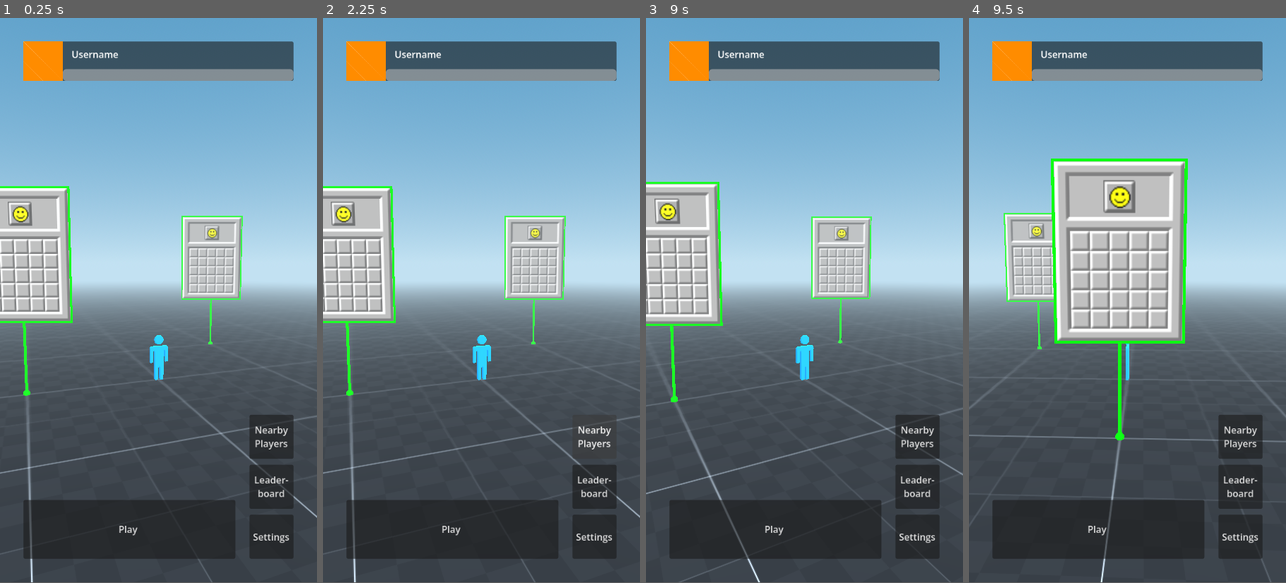
Above: before the commit, frames 1-4 (left to right).
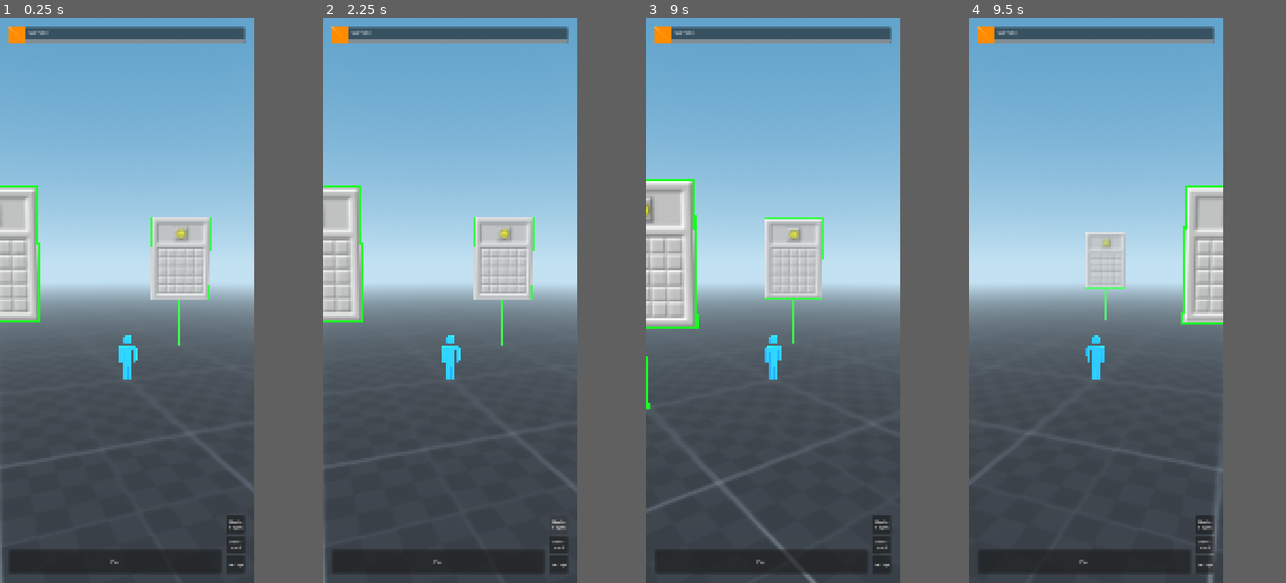
Above: after the commit, the same moments.

Repository: aidan-oien/MinesweeperGO
Game: Godot game, scene res://map.tscn
Same seed, same stepped clock (60 frames per second), same inputs: the game is played once before the commit and once after it.
Inputs (mouse positions are in pixels of both pictures, inside the frame that each line leads up to):
- Up to frame 1 (0.25 s): no input
- Up to frame 2 (2.25 s): click "Play" at 0.5 s; click "Play" at 1.25 s; click "Nearby Players" at 2 s
- Up to frame 3 (9 s): click "Leader-board" at 2.75 s; click "Nearby Players" at 3.5 s; click "Leader-board" at 4.25 s; click "Play" at 5 s; click "Nearby Players" at 5.75 s; click "Leader-board" at 6.5 s; click "Settings" at 7.25 s; move the mouse to (874, 272) at 8.02 s; click (874, 272) at 8.17 s; drag from (741, 328) to (788, 413) at 8.77 s
- Up to frame 4 (9.5 s): no input
In our replay, the window is 449x799 before the commit and 360x800 after it. These sizes can differ from the game's own. Grey fills any space a smaller window leaves; there, only what the larger window draws over its background counts as a difference.

The runs differ from the first frame. In frame 1, 41% of the frame differs, in the area x 0-100%, y 0-100%; in frame 2, 41%; in frame 3, 43%; in frame 4, 51%.

Commit message:
Added general game screen layout

Diff:
--- /dev/null
+++ b/GenerateBoard.gd
@@ -0,0 +1,62 @@
+extends GridContainer
+
+const COLS := 16
+const ROWS := 30
+const CELL_SIZE := Vector2(67.5, 67.5)
+
+const COLOR_HIDDEN := Color("2f3320")
+const COLOR_HIDDEN_BORDER := Color("4a5028")
+const COLOR_REVEALED := Color("8a6a30")
+const NUM_COLORS := {
+	1: Color("a8c8e8"),
+	2: Color("9fd4a8"),
+	3: Color("e8a8a8"),
+}
+
+# Called when the node enters the scene tree for the first time.
+func _ready() -> void:
+	columns = COLS
+	for i in COLS * ROWS:
+		add_child(_make_cell());
+	_demo_reveal()
+
+func _make_cell() -> Button:
+	var b := Button.new()
+	b.custom_minimum_size = Vector2(40, 67.5)   # width is only a minimum now
+	b.size_flags_horizontal = Control.SIZE_EXPAND_FILL
+	b.focus_mode = Control.FOCUS_NONE
+	b.add_theme_stylebox_override("normal", _box(COLOR_HIDDEN, COLOR_HIDDEN_BORDER))
+	b.add_theme_stylebox_override("hover", _box(COLOR_HIDDEN.lightened(0.1), COLOR_HIDDEN_BORDER))
+	b.add_theme_stylebox_override("pressed", _box(COLOR_REVEALED, COLOR_REVEALED.darkened(0.3)))
+	b.add_theme_font_size_override("font_size", 44)
+	return b
+
+func _box(fill: Color, border: Color) -> StyleBoxFlat:
+	var s := StyleBoxFlat.new()
+	s.bg_color = fill
+	s.border_color = border
+	s.set_border_width_all(3)
+	return s
+
+# this method is just to reveal the board (UI testing)
+func _demo_reveal() -> void:
+	var patch := [
+		[1, 1, 1],
+		[2, 0, 1],
+		[1, 0, 1],
+		[2, 1, 1],
+	]
+
+	var start_col := 6
+	var start_row := 9
+
+	for r in patch.size():
+		for c in patch[r].size():
+			var cell: Button = get_child((start_row + r) * COLS + start_col + c)
+			var n: int = patch[r][c]
+			cell.add_theme_stylebox_override("normal", _box(COLOR_REVEALED, COLOR_REVEALED.darkened(0.25)))
+			cell.add_theme_stylebox_override("hover", _box(COLOR_REVEALED, COLOR_REVEALED.darkened(0.25)))
+			if n > 0:
+				cell.text = str(n)
+				cell.add_theme_color_override("font_color", NUM_COLORS[n])
+				cell.add_theme_color_override("font_disabled_color", NUM_COLORS[n])
--- /dev/null
+++ b/minesweeper_board.tscn
@@ -0,0 +1,122 @@
+[gd_scene format=3 uid="uid://beydyx0ttlffk"]
+
+[ext_resource type="Texture2D" uid="uid://b10uqnffryyxx" path="res://placeholder_image.png" id="1_60qh5"]
+[ext_resource type="StyleBox" uid="uid://5p0alem60er0" path="res://topbar_button.tres" id="1_yd3r8"]
+[ext_resource type="Script" uid="uid://2ms0h7mmbygt" path="res://GenerateBoard.gd" id="2_4h3n8"]
+[ext_resource type="StyleBox" uid="uid://cvu78p8pk3xkm" path="res://topbar_button_pressed.tres" id="2_joxs4"]
+[ext_resource type="StyleBox" uid="uid://dx68y17pn1bwj" path="res://topbar_button_hover.tres" id="3_l0ssw"]
+[ext_resource type="StyleBox" uid="uid://cpor7q4pqgonk" path="res://panel_container.tres" id="5_3finx"]
+
+[sub_resource type="CompressedTexture2D" id="CompressedTexture2D_se455"]
+load_path = "res://.godot/imported/placeholder_image.png-d981065933112fa65b36d444ebe22691.ctex"
+
+[sub_resource type="CompressedTexture2D" id="CompressedTexture2D_ad7k2"]
+load_path = "res://.godot/imported/placeholder_image.png-d981065933112fa65b36d444ebe22691.ctex"
+
+[node name="MinesweeperBoard" type="Control" unique_id=408746770]
+layout_mode = 3
+anchors_preset = 15
+anchor_right = 1.0
+anchor_bottom = 1.0
+grow_horizontal = 2
+grow_vertical = 2
+
+[node name="ColorRect" type="ColorRect" parent="." unique_id=276498774]
+layout_mode = 1
+anchors_preset = 15
+anchor_right = 1.0
+anchor_bottom = 1.0
+grow_horizontal = 2
+grow_vertical = 2
+color = Color(0.07514603, 0.449116, 0.45210344, 1)
+
+[node name="VBoxContainer" type="VBoxContainer" parent="ColorRect" unique_id=1219837560]
+layout_mode = 1
+anchors_preset = 15
+anchor_right = 1.0
+anchor_bottom = 1.0
+grow_horizontal = 2
+grow_vertical = 2
+theme_override_constants/separation = 20
+
+[node name="TopBar" type="MarginContainer" parent="ColorRect/VBoxContainer" unique_id=501395029]
+custom_minimum_size = Vector2(0, 250)
+layout_mode = 2
+theme_override_constants/margin_left = 50
+theme_override_constants/margin_top = 130
+theme_override_constants/margin_right = 50
+
+[node name="HBoxContainer" type="HBoxContainer" parent="ColorRect/VBoxContainer/TopBar" unique_id=695556735]
+layout_mode = 2
+theme_override_constants/separation = 20
+alignment = 1
+
+[node name="FlagButton" type="Button" parent="ColorRect/VBoxContainer/TopBar/HBoxContainer" unique_id=433309290]
+custom_minimum_size = Vector2(120, 115)
+custom_maximum_size = Vector2(120, 115)
+layout_mode = 2
+theme_override_styles/normal = ExtResource("1_yd3r8")
+theme_override_styles/pressed = ExtResource("2_joxs4")
+theme_override_styles/hover = ExtResource("3_l0ssw")
+icon = SubResource("CompressedTexture2D_se455")
+icon_alignment = 1
+expand_icon = true
+
+[node name="MineCounter" type="PanelContainer" parent="ColorRect/VBoxContainer/TopBar/HBoxContainer" unique_id=2088649505]
+custom_minimum_size = Vector2(175, 105)
+layout_mode = 2
+theme_override_styles/panel = ExtResource("5_3finx")
+
+[node name="MineLabel" type="Label" parent="ColorRect/VBoxContainer/TopBar/HBoxContainer/MineCounter" unique_id=10418857]
+layout_mode = 2
+theme_override_colors/font_color = Color(0.7529412, 0.22352941, 0.16862746, 1)
+theme_override_font_sizes/font_size = 80
+text = "001"
+horizontal_alignment = 1
+vertical_alignment = 1
+
+[node name="FaceButton" type="Button" parent="ColorRect/VBoxContainer/TopBar/HBoxContainer" unique_id=1438278853]
+custom_minimum_size = Vector2(120, 115)
+custom_maximum_size = Vector2(120, 115)
+layout_mode = 2
+theme_override_styles/normal = ExtResource("1_yd3r8")
+theme_override_styles/pressed = ExtResource("2_joxs4")
+theme_override_styles/hover = ExtResource("3_l0ssw")
+icon = ExtResource("1_60qh5")
+icon_alignment = 1
+expand_icon = true
+
+[node name="Timer" type="PanelContainer" parent="ColorRect/VBoxContainer/TopBar/HBoxContainer" unique_id=1851824905]
+custom_minimum_size = Vector2(175, 105)
+layout_mode = 2
+theme_override_styles/panel = ExtResource("5_3finx")
+
+[node name="TimerLabel" type="Label" parent="ColorRect/VBoxContainer/TopBar/HBoxContainer/Timer" unique_id=105353119]
+layout_mode = 2
+theme_override_colors/font_color = Color(0.7529412, 0.22352941, 0.16862746, 1)
+theme_override_font_sizes/font_size = 80
+text = "000"
+horizontal_alignment = 1
+vertical_alignment = 1
+
+[node name="SettingsButton" type="Button" parent="ColorRect/VBoxContainer/TopBar/HBoxContainer" unique_id=2021269875]
+custom_minimum_size = Vector2(120, 115)
+custom_maximum_size = Vector2(120, 115)
+layout_mode = 2
+theme_override_styles/normal = ExtResource("1_yd3r8")
+theme_override_styles/pressed = ExtResource("2_joxs4")
+theme_override_styles/hover = ExtResource("3_l0ssw")
+icon = SubResource("CompressedTexture2D_ad7k2")
+icon_alignment = 1
+expand_icon = true
+
+[node name="BoardArea" type="MarginContainer" parent="ColorRect/VBoxContainer" unique_id=731860732]
+layout_mode = 2
+size_flags_vertical = 3
+
+[node name="Board" type="GridContainer" parent="ColorRect/VBoxContainer/BoardArea" unique_id=1038821625]
+layout_mode = 2
+theme_override_constants/h_separation = 0
+theme_override_constants/v_separation = 0
+columns = 16
+script = ExtResource("2_4h3n8")
--- /dev/null
+++ b/panel_container.tres
@@ -0,0 +1,9 @@
+[gd_resource type="StyleBoxFlat" format=3 uid="uid://cpor7q4pqgonk"]
+
+[resource]
+bg_color = Color(0.105882354, 0.11372549, 0.0627451, 1)
+border_width_left = 4
+border_width_top = 4
+border_width_right = 4
+border_width_bottom = 4
+border_color = Color(0.07913218, 0.08567878, 0.043106794, 1)
--- a/project.godot
+++ b/project.godot
@@ -17,8 +17,16 @@
 
 [display]
 
-window/size/viewport_width=540
-window/size/viewport_height=960
+window/size/viewport_width=1080
+window/size/viewport_height=2400
+window/size/window_width_override=390
+window/size/window_height_override=870
+window/stretch/mode="canvas_items"
+window/stretch/aspect="keep_width"
+
+[dotnet]
+
+project/assembly_name="MinesweeperGO"
 
 [filesystem]
 
--- /dev/null
+++ b/topbar_button.tres
@@ -0,0 +1,9 @@
+[gd_resource type="StyleBoxFlat" format=3 uid="uid://5p0alem60er0"]
+
+[resource]
+bg_color = Color(0.22745098, 0.23921569, 0.14509805, 1)
+border_width_left = 4
+border_width_top = 4
+border_width_right = 4
+border_width_bottom = 4
+border_color = Color(0.105882354, 0.11372549, 0.0627451, 1)
--- /dev/null
+++ b/topbar_button_hover.tres
@@ -0,0 +1,9 @@
+[gd_resource type="StyleBoxFlat" format=3 uid="uid://dx68y17pn1bwj"]
+
+[resource]
+bg_color = Color(0.17071903, 0.18131459, 0.10354733, 1)
+border_width_left = 4
+border_width_top = 4
+border_width_right = 4
+border_width_bottom = 4
+border_color = Color(0.105882354, 0.11372549, 0.0627451, 1)
--- /dev/null
+++ b/topbar_button_pressed.tres
@@ -0,0 +1,9 @@
+[gd_resource type="StyleBoxFlat" format=3 uid="uid://cvu78p8pk3xkm"]
+
+[resource]
+bg_color = Color(0.22745098, 0.23921569, 0.14509805, 1)
+border_width_left = 4
+border_width_top = 4
+border_width_right = 4
+border_width_bottom = 4
+border_color = Color(0.105882354, 0.11372549, 0.0627451, 1)
Not shown, added: GenerateBoard.gd.uid
Binary file added: placeholder_image.png
Not shown, added: placeholder_image.png.import
